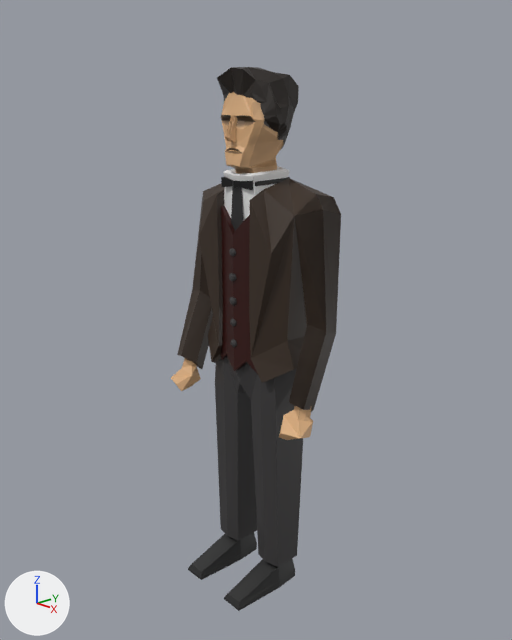
Renders of the Blender file William.blend from each side of a commit.
The view is the same before and after, from a 50 mm lens placed at (9.08, -8.42, 8.66), pointed at (0.03, -0.09, 4.72). Every picture has the same lights, and +X, +Y and +Z are marked at lower left. The same objects are shown in both versions, whatever each file hides.

The first picture shows 'ChodidloLeve.001', 'ChodidloPrave.001', 'DlanPrava.001', 'DlanPrava001.001', 'Hlava.001', 'Kabat.001', 'Krk.001', 'Motylek.001', 'Nohy', 'RukaLeva.001', 'RukaPrav.001', 'Vesticka.001', 'Vlasy'.
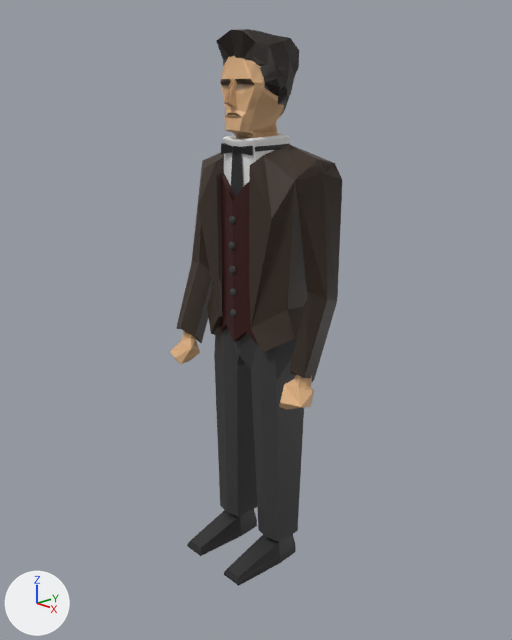
Where the newer file only moved an object's origin or applied its transform, the numbers keep the older frame.

What differs and where, as boxes [x1, y1, x2, y2] in the pictures (512 x 640 px; the box of a moved part takes in the faces that stretch with it):
'Nohy', reshaped, moved, modifiers changed: before [215, 356, 303, 567]; after [214, 327, 304, 542]
'Kabat.001', reshaped, moved, modifiers changed: before [199, 178, 332, 383]; after [198, 144, 333, 353]
'RukaLeva.001', reshaped, moved, turned, rescaled: before [289, 194, 341, 412]; after [289, 159, 342, 382]
'Vlasy', mesh moved: before [217, 67, 299, 150]; after [216, 29, 299, 116]
'Hlava.001', moved: before [221, 92, 284, 174]; after [220, 55, 284, 139]
'Vesticka.001', moved: before [220, 206, 258, 374]; after [220, 173, 258, 344]
'RukaPrav.001', moved: before [177, 184, 222, 369]; after [176, 153, 221, 343]
'ChodidloLeve.001', moved: before [224, 559, 295, 611]; after [224, 534, 296, 586]
'ChodidloPrave.001', moved: before [188, 532, 257, 580]; after [187, 509, 257, 556]
'Krk.001', moved: before [223, 166, 290, 221]; after [223, 133, 290, 187]
'DlanPrava001.001', moved, turned, rescaled: before [279, 406, 313, 440]; after [279, 375, 314, 409]
'DlanPrava.001', mesh moved: before [171, 359, 201, 391]; after [170, 331, 200, 364]
'Motylek.001', moved: before [221, 177, 290, 190]; after [221, 143, 288, 155]
part 2 of me_krychle_006, added: after [249, 144, 333, 353]
part 3 of me_krychle_014, added (black): after [239, 333, 304, 542]
part 4 of me_krychle_011, moved or reshaped (not visible before): after [291, 161, 341, 380]
part 5 of me_krychle_011, moved or reshaped: before [289, 194, 341, 412]; after [289, 159, 342, 382]

The edits, one by one:
me_icokoule has 21 vertices, 25 faces and spans x -0.281..0.25, y -0.331..0.406, z -0.263..0.342.
me_icokoule is used by ob_dlanprava_001; location (-1.5, -0.55, 3.31); rotation (0.367, 0.0, 0.0), in degrees (21, 0, 0).
me_icokoule part 1: the whole mesh is moved by (0.0, 0.201, 0.523).
me_krychle_006 is used by ob_kabat_001; location (0.0, 0.0, 9.97).
me_krychle_006 had 48 vertices, 54 faces, 1 loose edge and spanned x -1.18..0.0, y -0.59..0.85, z -6.17..-2.68.
me_krychle_006 now has 85 vertices, 102 faces, 2 loose edges and spans x -1.18..1.18, y -0.59..0.85, z -6.17..-2.68.
Part 2, on me_krychle_006:
37 vertices are added at x 0.04..1.18, y -0.59..0.85, z -6.17..-2.69.
1 loose edge is added.
48 new faces join them.
me_krychle_014 is used by ob_nohy; location (0.01, -0.12, 10.09).
me_krychle_014 had 22 vertices, 20 faces and spanned x -0.91..0.0, y -0.36..0.82, z -10.12..-5.91.
me_krychle_014 now has 40 vertices, 39 faces and spans x -0.91..0.91, y -0.36..0.82, z -10.12..-5.91.
Part 3, on me_krychle_014:
18 vertices are added at x 0.19..0.91, y -0.36..0.81, z -10.12..-5.91.
19 new faces join them.
me_krychle_011 has 46 vertices, 40 faces and spans x -3.6..-2.77, y -1.21..0.13, z -6.5..-2.78.
me_krychle_011 is used by ob_rukaleva_001; location (-1.82, 0.53, 9.86); rotation (3.142, 0.0, 0.0), in degrees (180, 0, 0); scale (-1.0, -1.0, -1.0).
me_krychle_011 part 4: the loose piece of 23 vertices spanning x -3.6..-2.77, y -1.21..0.13, z -6.5..-2.78 is mirrored in x about the mesh origin.
me_krychle_011 part 5: the loose piece of 23 vertices spanning x -3.6..-2.77, y -1.21..0.13, z -6.5..-2.78 is mirrored in x about the mesh origin.
me_icokoule_001 has 124 vertices, 120 faces and spans x -0.92..0.9, y -0.91..0.98, z -1.39..0.61.
me_icokoule_001 is used by ob_vlasy; location (0.0, 0.0, 8.65); scale (0.672, 0.672, 0.672).
me_icokoule_001 part 6: the whole mesh is moved by (0.0, 0.0, 0.83).
Object 'ChodidloLeve.001' (ob_chodidloleve_001) moves from (1.16, -3.58, 7.0) to (1.16, -3.58, 7.56).
Object 'ChodidloPrave.001' (ob_chodidloprave_001) moves from (0.0, -3.56, 7.0) to (0.0, -3.56, 7.56).
Object 'DlanPrava001.001' (ob_dlanprava001_001) turns from (-159, 0, 0) to (0, 0, 0) degrees about x, y and z.
Object 'DlanPrava001.001' (ob_dlanprava001_001) is rescaled from (-1.0, -1.0, -1.0) to (1.0, 1.0, 1.0).
Object 'DlanPrava001.001' (ob_dlanprava001_001) moves from (1.56, -0.56, 3.35) to (1.56, -0.56, 3.91).
Object 'Hlava.001' (ob_hlava_001) moves from (0.0, 0.0, 8.15) to (0.0, 0.0, 8.71).
Object 'Kabat.001' (ob_kabat_001) loses its MIRROR modifier named 'Zrcadlit'.
Modifier setting removed (it was use_clip = True).
Object 'Kabat.001' (ob_kabat_001) moves from (0.0, 0.0, 9.97) to (0.0, 0.0, 10.53).
Object 'Krk.001' (ob_krk_001) moves from (0.0, 0.0, 8.26) to (0.0, 0.0, 8.82).
Object 'Motylek.001' (ob_motylek_001) moves from (0.4, 0.05, 10.31) to (0.4, 0.05, 10.87).
Object 'Nohy' (ob_nohy) loses its MIRROR modifier named 'Zrcadlit'.
Modifier setting removed (it was use_clip = True).
Object 'Nohy' (ob_nohy) moves from (0.01, -0.12, 10.09) to (0.01, -0.12, 10.65).
Object 'RukaLeva.001' (ob_rukaleva_001) turns from (180, 0, 0) to (0, 0, 0) degrees about x, y and z.
Object 'RukaLeva.001' (ob_rukaleva_001) is rescaled from (-1.0, -1.0, -1.0) to (1.0, 1.0, 1.0).
Object 'RukaLeva.001' (ob_rukaleva_001) moves from (-1.82, 0.53, 9.86) to (-1.82, 0.53, 10.42).
Object 'RukaPrav.001' (ob_rukaprav_001) moves from (0.36, 0.0, 9.97) to (0.36, 0.0, 10.53).
Object 'Vesticka.001' (ob_vesticka_001) moves from (0.0, -0.26, 2.76) to (0.0, -0.26, 3.32).
